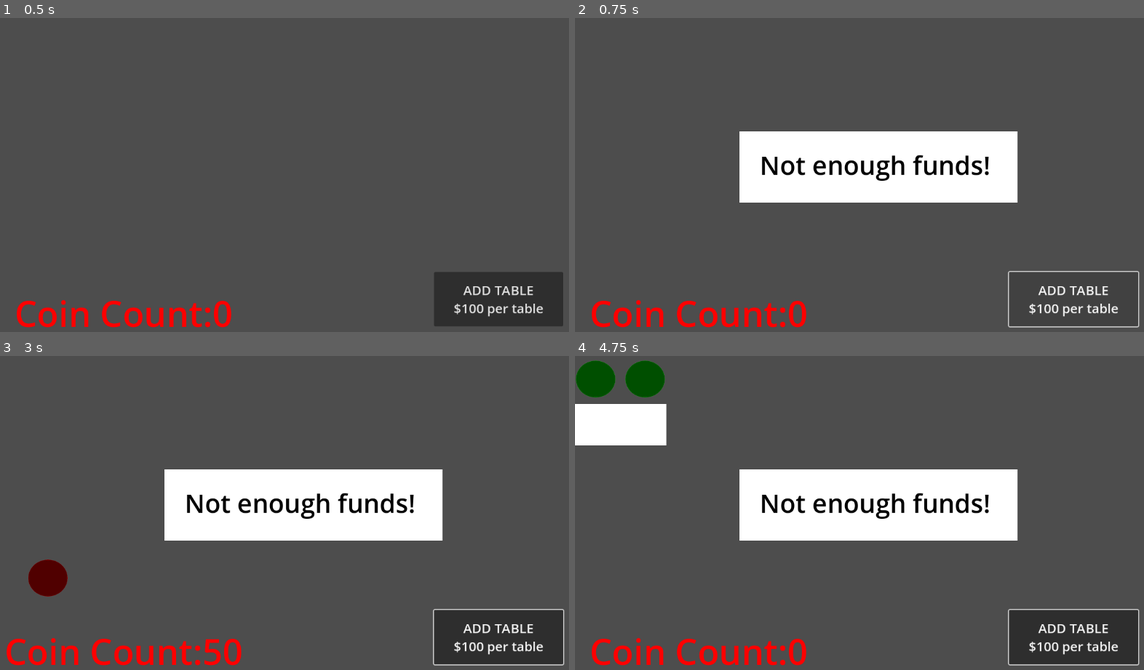
Above: before the commit, frames 1-4 (two rows, left to right).
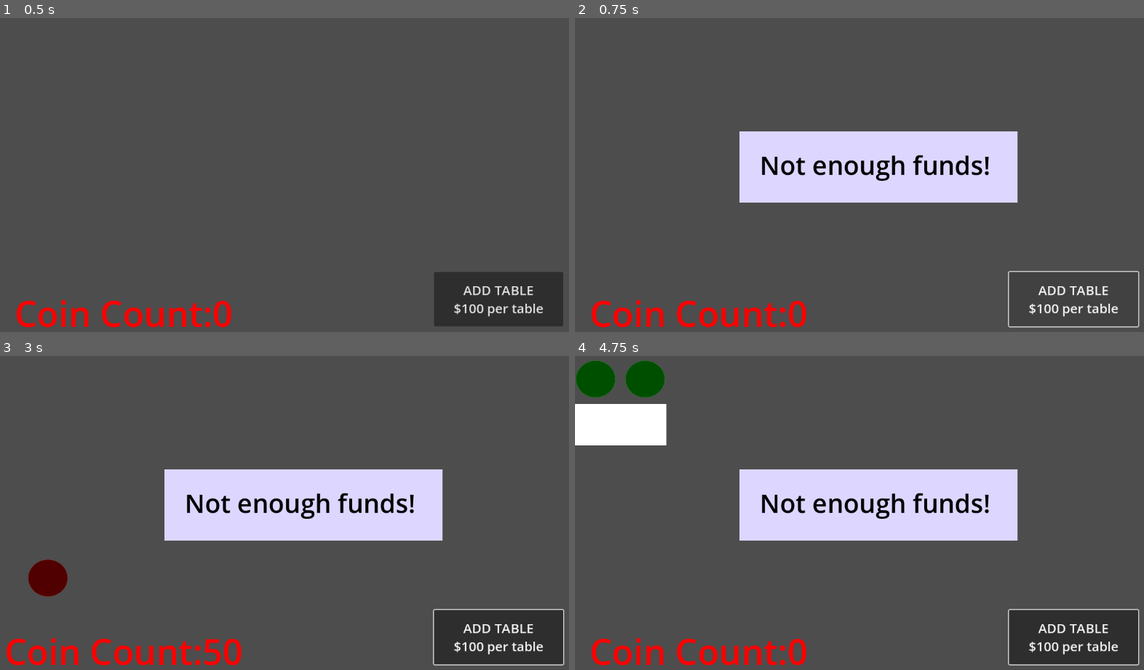
Above: after the commit, the same moments.

Repository: barrettab456/Event-Simulation
Game: Godot game, scene res://main.tscn
Same seed, same stepped clock (60 frames per second), same inputs: the game is played once before the commit and once after it.
Inputs (mouse positions are in pixels of both pictures, inside the frame that each line leads up to):
- Up to frame 1 (0.5 s): no input
- Up to frame 2 (0.75 s): click "ADD TABLE $100 per table" at 0.5 s
- Up to frame 3 (3 s): click "ADD TABLE $100 per table" at 1.25 s; click "ADD TABLE $100 per table" at 2 s; tap Enter (add_table) at 2.75 s; move the mouse to (421, 497) at 2.77 s; hold Space (add_person) from 2.78 s (still down); click (421, 497) at 2.92 s
- Up to frame 4 (4.75 s): release Space (add_person) at 3.5 s; drag from (751, 531) to (836, 578) at 3.52 s; tap Enter (add_table) at 4.25 s; move the mouse to (922, 443) at 4.27 s; hold Enter (add_table) from 4.28 s (still down); click (922, 443) at 4.42 s; tap Space (add_person) at 4.55 s

Frame 1 is identical in both runs. In frame 2, 10% of the frame differs, in the area x 28-78%, y 36-59%; in frame 3, 10%; in frame 4, 10%.

Commit message:
you win!

Diff:
--- a/main.gd
+++ b/main.gd
@@ -29,12 +29,17 @@
 
 	guests += 1
 	coins += guest.ticket_price
+	winner()
 
 	#$UI/guest_circles.add_child(guest.circle)
 
 	seat_guest_at_table(guest)
 	sufficient_funds()
 	update_hud()
+
+func winner():
+	if coins >= 1000:
+		$winner.visible = true
 
 func new_table():
 	if enough_funds and tables < 8 :
@@ -98,5 +103,6 @@
 	$coin_count.text = "Coin Count:" + str(coins)
 
 
+#GET ADD TABLE BUTTON TO WORK
 func _on_add_table_pressed():
 	new_table()
--- a/main.tscn
+++ b/main.tscn
@@ -33,6 +33,7 @@
 offset_top = 234.0
 offset_right = 789.0
 offset_bottom = 375.0
+color = Color(0.8653553, 0.8375844, 1.5019991, 1)
 
 [node name="no_funds" type="CanvasLayer" parent="."]
 visible = false
@@ -53,6 +54,7 @@
 offset_top = 234.0
 offset_right = 877.0
 offset_bottom = 375.0
+color = Color(0.8653553, 0.8375844, 1.5019991, 1)
 
 [node name="add_table" type="Button" parent="."]
 offset_left = 860.0
@@ -63,4 +65,27 @@
 text = "ADD TABLE
 $100 per table"
 
+[node name="winner" type="CanvasLayer" parent="."]
+visible = false
+
+[node name="Label" type="Label" parent="winner"]
+offset_left = 118.0
+offset_top = 220.0
+offset_right = 1076.0
+offset_bottom = 363.0
+theme_override_colors/font_color = Color(0, 0, 0, 1)
+theme_override_font_sizes/font_size = 51
+text = "Congrats you threw
+ a sucessful event!"
+horizontal_alignment = 1
+metadata/_edit_use_anchors_ = true
+
+[node name="ColorRect" type="ColorRect" parent="winner"]
+z_index = -1
+offset_left = 80.0
+offset_top = 35.0
+offset_right = 1111.0
+offset_bottom = 580.0
+color = Color(0.8653553, 0.8375844, 1.5019991, 1)
+
 [connection signal="pressed" from="add_table" to="." method="_on_add_table_pressed"]
